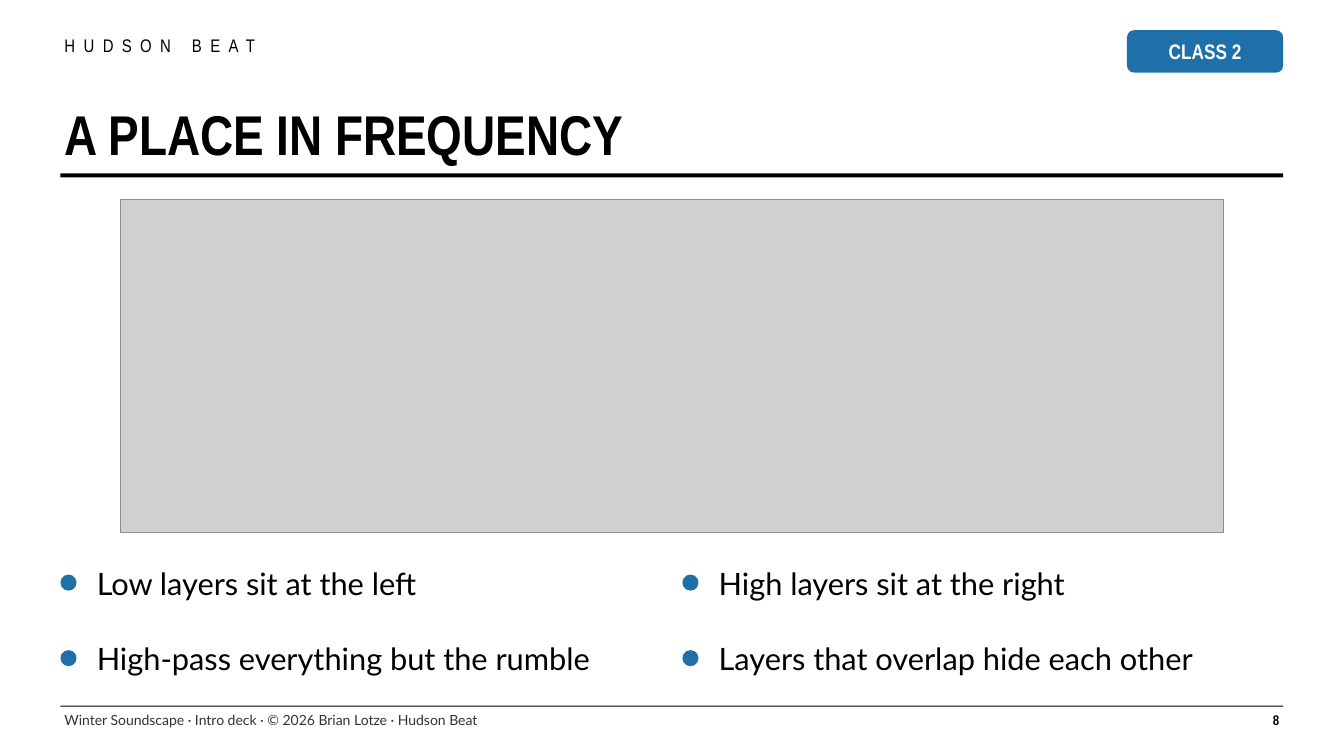
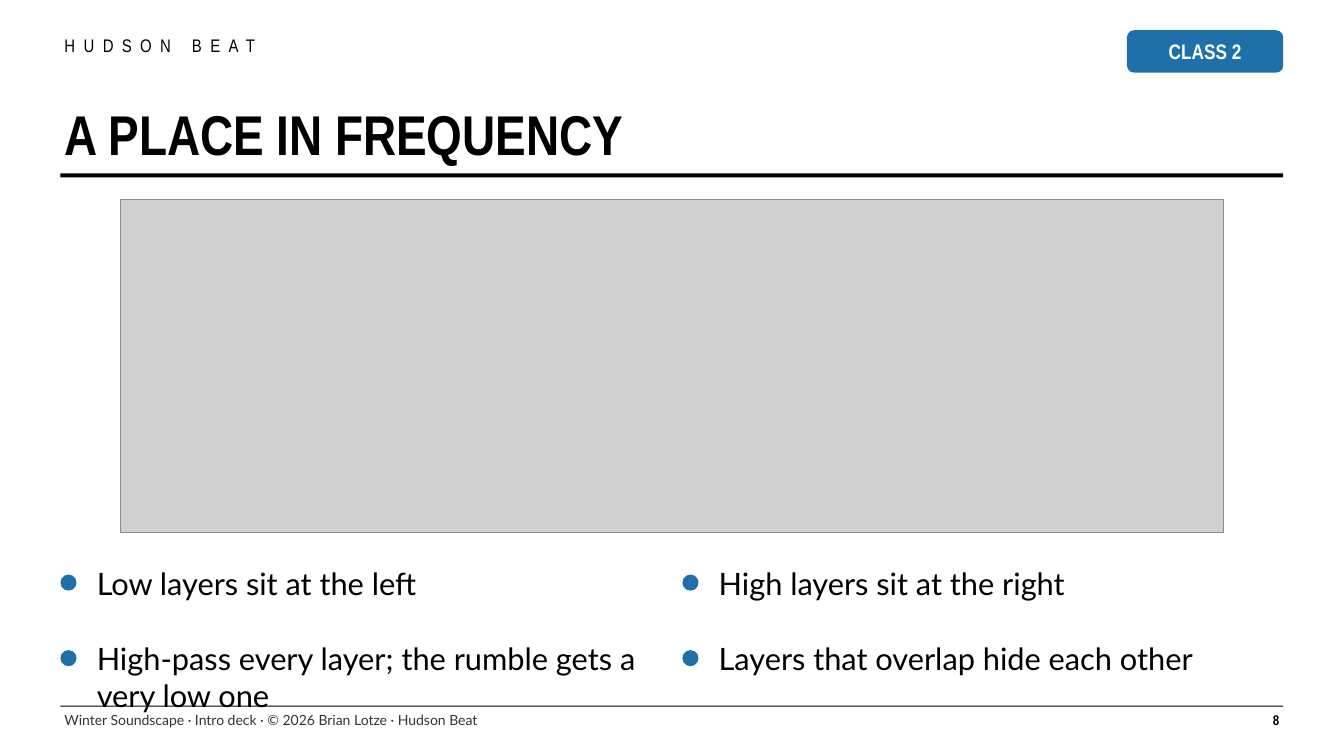
Before and after one commit to brianlotzemusic-glitch/WaltyCal, a slide deck: slide 8 of tpt/045-winter-soundscape-logic/winter-soundscape-intro-deck.pptx. Drawn at 1344x756 pixels with LibreOffice and Linux fonts; fonts in the diff are those of the drawing; grey boxes stand for pictures. Boxes give left, top, right and bottom in pixels: in the first picture for what was removed or moved away, otherwise in the second. Text is boxed around its words. In the diff, an @@ line names an element or a change of style, - is before the commit and + after.

```diff
--- a/tpt/045-winter-soundscape-logic/winter-soundscape-intro-deck.pptx
+++ b/tpt/045-winter-soundscape-logic/winter-soundscape-intro-deck.pptx
@@ text at box(97, 647, 635, 713): text changed @@
-High-pass everything but the rumble
+High-pass every layer; the rumble gets a very low one
```
Also in this commit, not shown: 3 other slides changed, 22 other files.
